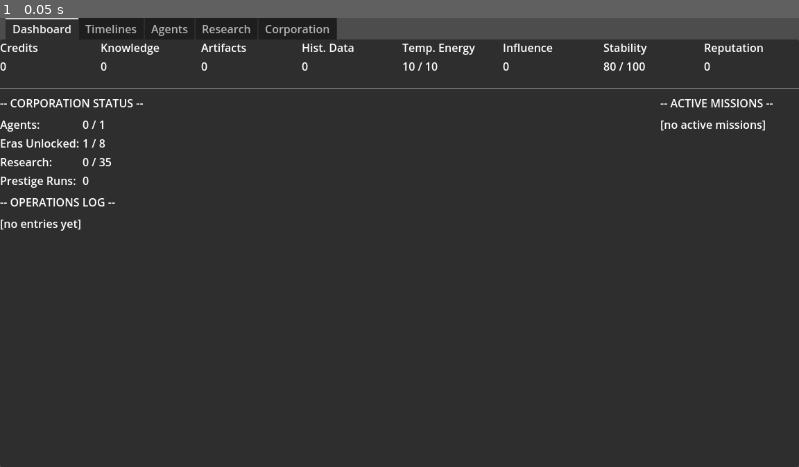
Above: before the commit, frame 1.
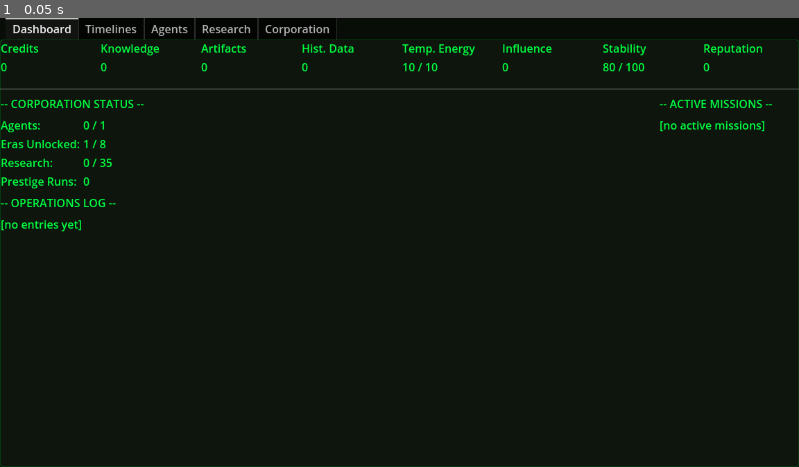
Above: after the commit, the same moment.

Repository: GeorgePaul96/Time-travel-Corp
Game: Godot game, scene res://scenes/main.tscn
Same seed, same stepped clock (60 frames per second), same inputs: the game is played once before the commit and once after it. The project has no main scene, so this scene is started directly.
Inputs:
- Up to frame 1 (0.05 s): no input

The runs differ from the first frame. In frame 1, 99% of the frame differs, in the area x 0-100%, y 0-100%.

Commit message:
feat: terminal CRT theme applied globally — green-on-dark, monospace

Diff:
--- a/project.godot
+++ b/project.godot
@@ -20,7 +20,12 @@
 EventManager="*res://autoloads/event_manager.gd"
 SaveManager="*res://autoloads/save_manager.gd"
 
+[gui]
+
+theme/custom="res://theme/terminal.tres"
+
 [rendering]
 
 renderer/rendering_method="gl_compatibility"
 renderer/rendering_method.mobile="gl_compatibility"
+environment/defaults/default_clear_color=Color(0.0313726, 0.0509804, 0.0313726, 1)
--- /dev/null
+++ b/theme/terminal.tres
@@ -0,0 +1,76 @@
+[gd_resource type="Theme" load_steps=6 format=3 uid="uid://terminal_theme"]
+
+[sub_resource type="StyleBoxFlat" id="StyleBoxFlat_panel"]
+bg_color = Color(0.0509804, 0.0823529, 0.0509804, 1)
+border_width_left = 1
+border_width_top = 1
+border_width_right = 1
+border_width_bottom = 1
+border_color = Color(0, 1, 0.254902, 0.2)
+corner_radius_top_left = 3
+corner_radius_top_right = 3
+corner_radius_bottom_right = 3
+corner_radius_bottom_left = 3
+
+[sub_resource type="StyleBoxFlat" id="StyleBoxFlat_btn_normal"]
+bg_color = Color(0.0509804, 0.101961, 0.0509804, 1)
+border_width_left = 1
+border_width_top = 1
+border_width_right = 1
+border_width_bottom = 1
+border_color = Color(0, 1, 0.254902, 0.266667)
+corner_radius_top_left = 3
+corner_radius_top_right = 3
+corner_radius_bottom_right = 3
+corner_radius_bottom_left = 3
+
+[sub_resource type="StyleBoxFlat" id="StyleBoxFlat_btn_hover"]
+bg_color = Color(0.0666667, 0.12549, 0.0666667, 1)
+border_width_left = 1
+border_width_top = 1
+border_width_right = 1
+border_width_bottom = 1
+border_color = Color(0, 1, 0.254902, 0.533333)
+corner_radius_top_left = 3
+corner_radius_top_right = 3
+corner_radius_bottom_right = 3
+corner_radius_bottom_left = 3
+
+[sub_resource type="StyleBoxFlat" id="StyleBoxFlat_btn_pressed"]
+bg_color = Color(0, 1, 0.254902, 0.133333)
+border_width_left = 1
+border_width_top = 1
+border_width_right = 1
+border_width_bottom = 1
+border_color = Color(0, 1, 0.254902, 1)
+corner_radius_top_left = 3
+corner_radius_top_right = 3
+corner_radius_bottom_right = 3
+corner_radius_bottom_left = 3
+
+[sub_resource type="StyleBoxFlat" id="StyleBoxFlat_btn_disabled"]
+bg_color = Color(0.0313726, 0.0509804, 0.0313726, 1)
+border_width_left = 1
+border_width_top = 1
+border_width_right = 1
+border_width_bottom = 1
+border_color = Color(0, 0.266667, 0, 0.0666667)
+corner_radius_top_left = 3
+corner_radius_top_right = 3
+corner_radius_bottom_right = 3
+corner_radius_bottom_left = 3
+
+[resource]
+Button/colors/font_color = Color(0, 1, 0.254902, 1)
+Button/colors/font_hover_color = Color(0, 1, 0.254902, 1)
+Button/colors/font_pressed_color = Color(0, 1, 0.254902, 1)
+Button/colors/font_disabled_color = Color(0, 0.333333, 0.0627451, 1)
+Button/styles/normal = SubResource("StyleBoxFlat_btn_normal")
+Button/styles/hover = SubResource("StyleBoxFlat_btn_hover")
+Button/styles/pressed = SubResource("StyleBoxFlat_btn_pressed")
+Button/styles/disabled = SubResource("StyleBoxFlat_btn_disabled")
+Label/colors/font_color = Color(0, 1, 0.254902, 1)
+Panel/styles/panel = SubResource("StyleBoxFlat_panel")
+PanelContainer/styles/panel = SubResource("StyleBoxFlat_panel")
+RichTextLabel/colors/default_color = Color(0, 1, 0.254902, 1)
+TabContainer/styles/panel = SubResource("StyleBoxFlat_panel")
